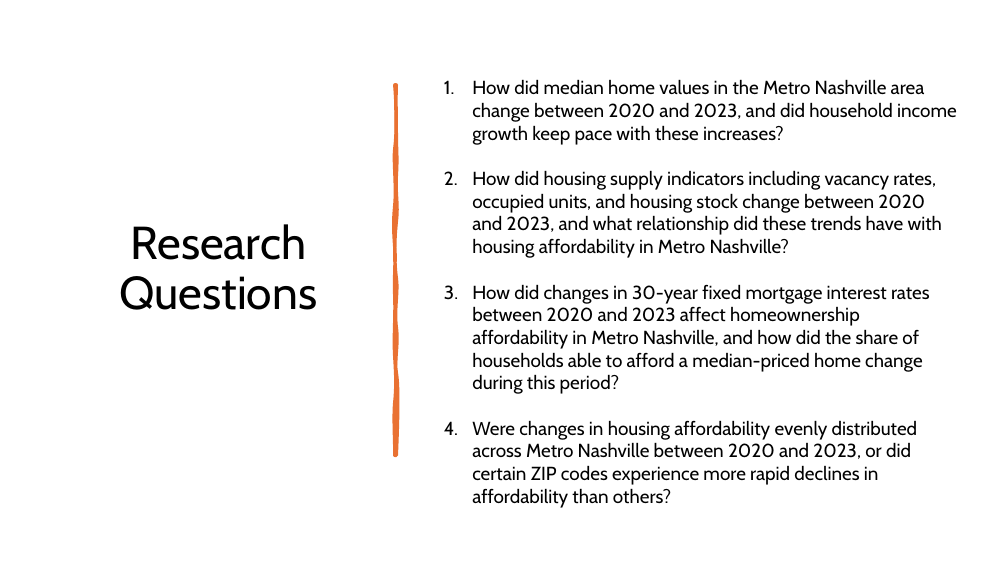
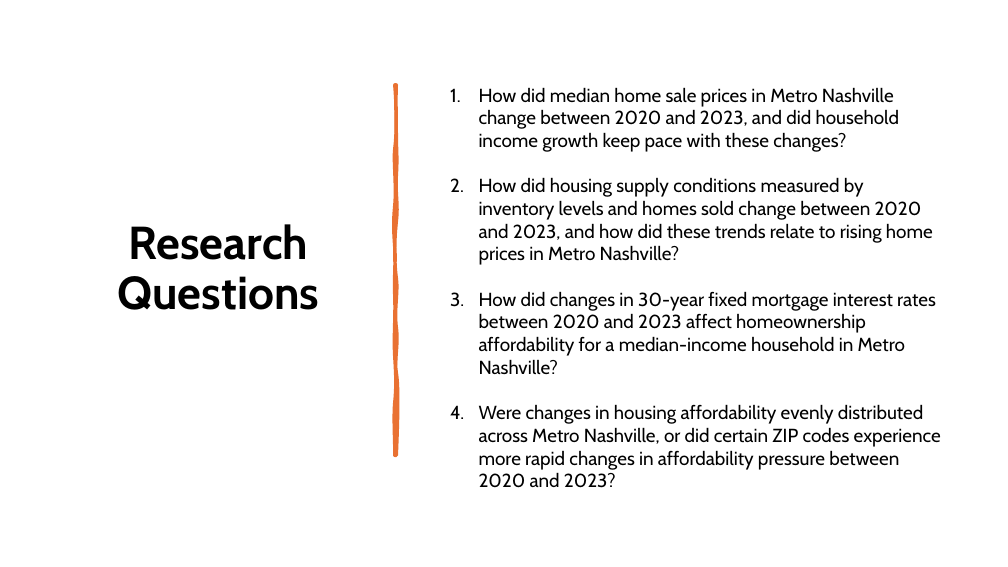
Before and after one commit to lukemgaff/Metro-Nashville-Housing-Affordability-2020-2023, a slide deck: slide 3 of Capstone(Nashville Housing).pptx. Drawn at 1008x567 pixels with LibreOffice and Linux fonts; fonts in the diff are those of the drawing. Boxes give left, top, right and bottom in pixels: in the first picture for what was removed or moved away, otherwise in the second. Text is boxed around its words. In the diff, an @@ line names an element or a change of style, - is before the commit and + after.

```diff
--- a/Capstone(Nashville Housing).pptx
+++ b/Capstone(Nashville Housing).pptx
@@ title "Research Questions" at <box>117,224,319,310</box>: bold on @@
@@ text at <box>479,87,941,488</box>: text changed @@
-1. How did median home values in the Metro Nashville area change between 2020 and 2023, and did household income growth keep pace with these increases?
-2. How did housing supply indicators including vacancy rates, occupied units, and housing stock change between 2020 and 2023, and what relationship did these trends have with housing affordability in Metro Nashville?
-3. How did changes in 30-year fixed mortgage interest rates between 2020 and 2023 affect homeownership affordability in Metro Nashville, and how did the share of households able to afford a median-priced home change during this period?
-4. Were changes in housing affordability evenly distributed across Metro Nashville between 2020 and 2023, or did certain ZIP codes experience more rapid declines in affordability than others?
+1. How did median home sale prices in Metro Nashville change between 2020 and 2023, and did household income growth keep pace with these changes?
+2. How did housing supply conditions measured by inventory levels and homes sold change between 2020 and 2023, and how did these trends relate to rising home prices in Metro Nashville?
+3. How did changes in 30-year fixed mortgage interest rates between 2020 and 2023 affect homeownership affordability for a median-income household in Metro Nashville?
+4. Were changes in housing affordability evenly distributed across Metro Nashville, or did certain ZIP codes experience more rapid changes in affordability pressure between 2020 and 2023?
```
Also in this commit, not shown: 10 other slides changed, 3 slides added, 2 slides removed, 12 other files.
